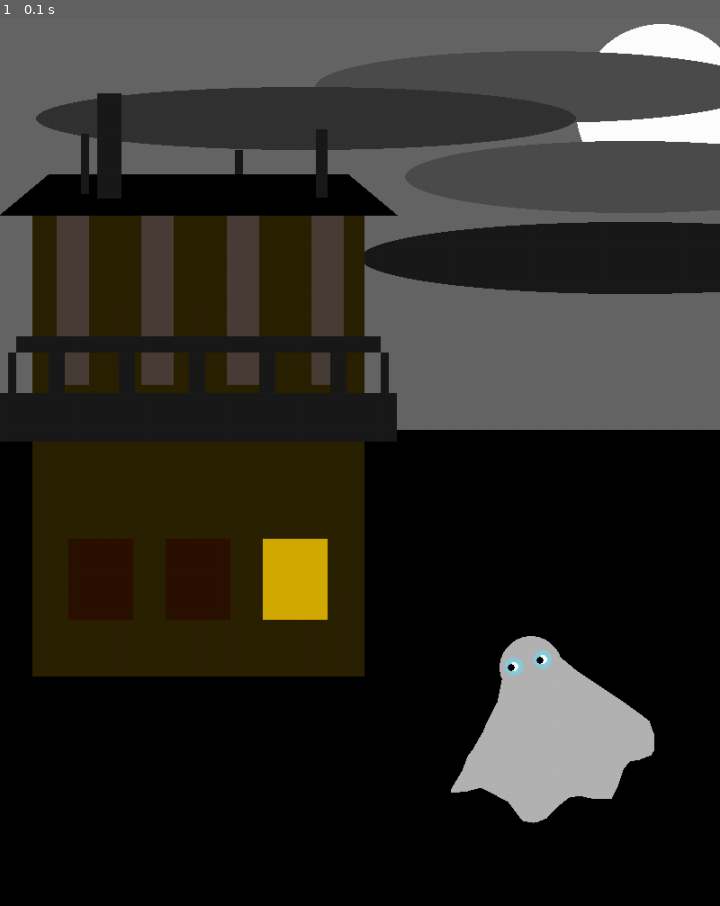
Above: before the commit, frame 1.
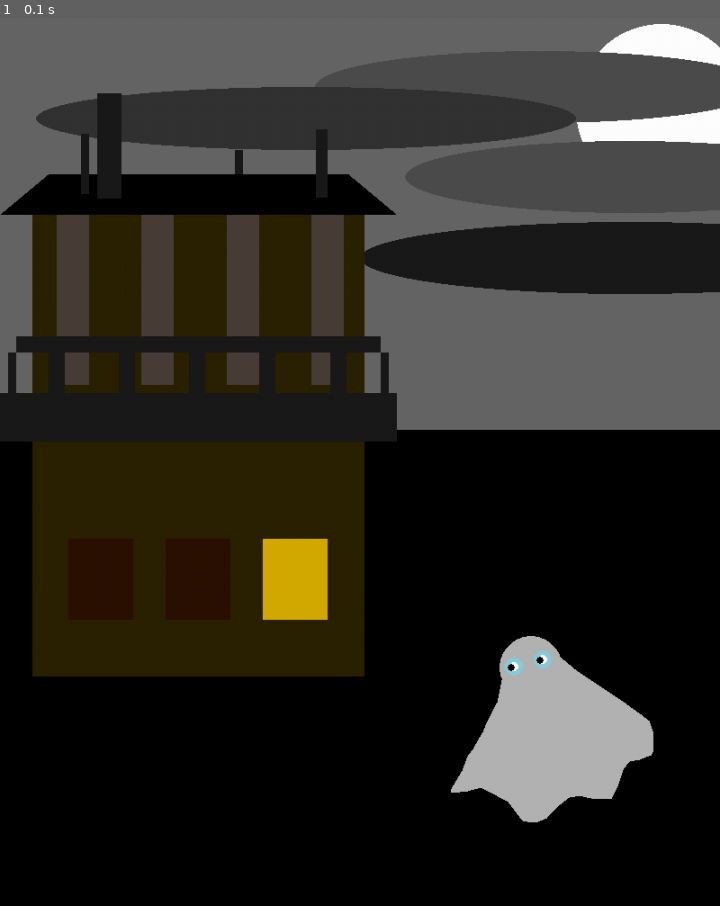
Above: after the commit, the same moment.

Repository: nazanna/python_labs2021
Game: pygame game, started from Pygame/da_vinci_art.py
Same seed, same stepped clock (60 frames per second), same inputs: the game is played once before the commit and once after it.
Inputs:
- Up to frame 1 (0.1 s): no input

The runs differ from the first frame. In frame 1, less than 0.1% of the frame differs, in the area x 0-91%, y 22-91%.

Commit message:
Added transparency support

Diff:
--- a/Pygame/draw_objects.py
+++ b/Pygame/draw_objects.py
@@ -36,6 +36,29 @@
                    (139, 37),
                    (120, 21),]
 
+def draw_rect_alpha(surface, color, rect, width=0):
+    shape_surf = pygame.Surface(pygame.Rect(rect).size, pygame.SRCALPHA)
+    draw.rect(shape_surf, color, shape_surf.get_rect(), width)
+    surface.blit(shape_surf, rect)
+
+def draw_circle_alpha(surface, color, center, radius, width=0):
+    target_rect = pygame.Rect(center, (0, 0)).inflate((radius * 2, radius * 2))
+    shape_surf = pygame.Surface(target_rect.size, pygame.SRCALPHA)
+    draw.circle(shape_surf, color, (radius, radius), radius, width)
+    surface.blit(shape_surf, target_rect)
+
+def draw_polygon_alpha(surface, color, points, width=0):
+    lx, ly = zip(*points)
+    min_x, min_y, max_x, max_y = min(lx), min(ly), max(lx), max(ly)
+    target_rect = pygame.Rect(min_x, min_y, max_x - min_x, max_y - min_y)
+    shape_surf = pygame.Surface(target_rect.size, pygame.SRCALPHA)
+    draw.polygon(shape_surf, color, [(x - min_x, y - min_y) for x, y in points], width)
+    surface.blit(shape_surf, target_rect)
+
+def draw_ellipse_alpha(surface, color, rect, width=0):
+    shape_surf = pygame.Surface(pygame.Rect(rect).size, pygame.SRCALPHA)
+    pygame.draw.ellipse(shape_surf, color, shape_surf.get_rect(), width)
+    surface.blit(shape_surf, rect)
 
 def rect_scale(surface, color, coords, x0, y0, scale, width=0):
     x, y, w, h = coords
@@ -44,7 +67,7 @@
     w *= scale
     h *= scale
 
-    draw.rect(surface, color, (x, y, w, h), width)
+    draw_rect_alpha(surface, color, (x, y, w, h), width)
 
 
 def polygon_scale(surface, color, coords, x0, y0, scale, width=0, reversed=False):
@@ -61,14 +84,14 @@
             x = x0 + x * scale
             y = y0 + y * scale
             coords_new.append((x, y))
-    draw.polygon(surface, color, coords_new, width=0)
+    draw_polygon_alpha(surface, color, coords_new, width=0)
 
 
 def circle_scale(surface, color, center, radius, x0, y0, scale, width=0, reversed=False):
     x, y = center
     x = x0 + (x * scale) * (1 - 2 * reversed)
     y = y0 + y * scale
-    draw.circle(surface, color, (x, y), radius * scale, width=0)
+    draw_circle_alpha(surface, color, (x, y), radius * scale, width=0)
 
 
 def draw_house(surface, x0=0, y0=0, scale=1, alpha=255):
@@ -107,7 +130,6 @@
     rect_scale(surface, grey_fence, (390, 45, 15, 85), x0, y0, scale)
 
 
-
 def draw_ghost(surface, x0=0, y0=0, scale=1, alpha=255, reversed=False):
     grey_ghost = (179, 179, 179, alpha)
     eye_blue_ghost = (135, 205, 222, alpha)
